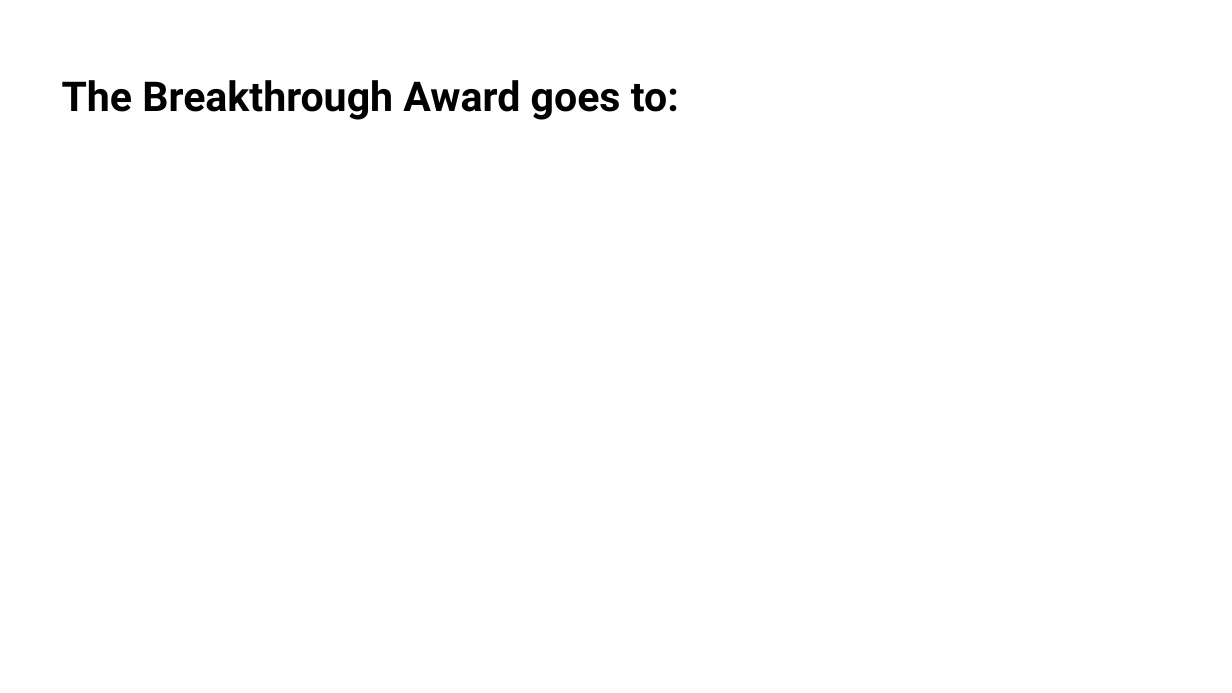
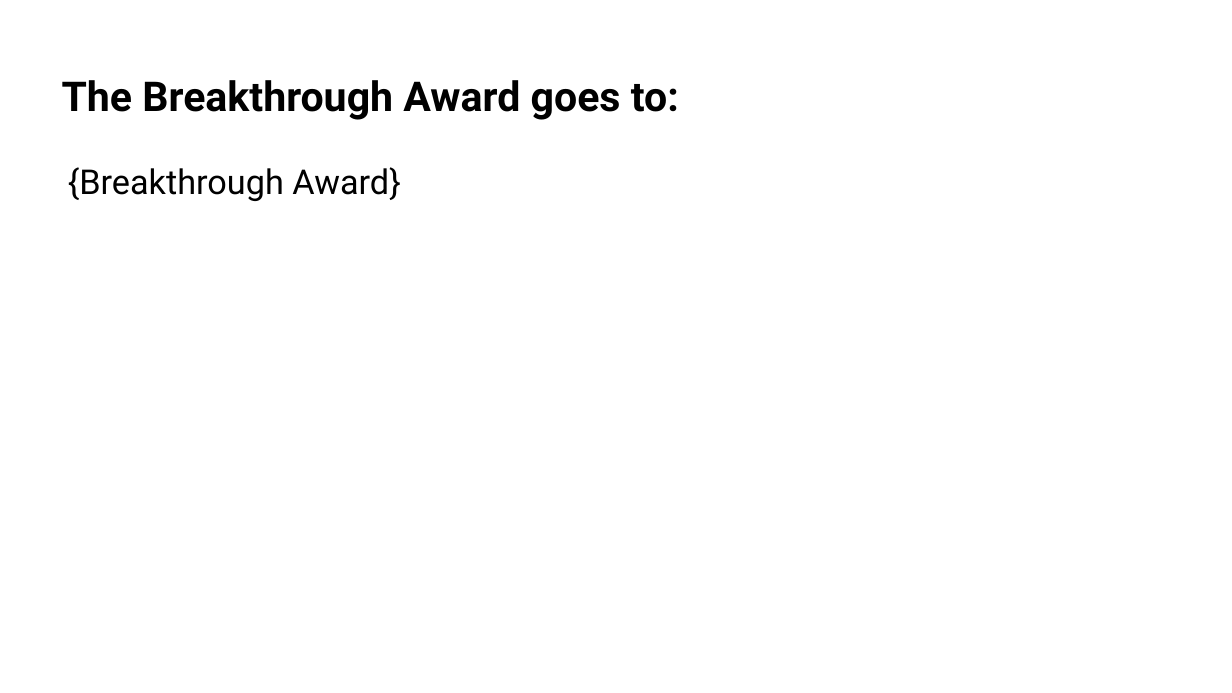
Before and after one commit to bpmerkel/FLLSlides, a slide deck: slide 27 of Api/Templates/Awards Ceremony.pptx. Drawn at 1232x693 pixels with LibreOffice and Linux fonts; fonts in the diff are those of the drawing; background and template pictures are left out. Boxes give left, top, right and bottom in pixels: in the first picture for what was removed or moved away, otherwise in the second. Text is boxed around its words. In the diff, an @@ line names an element or a change of style, - is before the commit and + after.

```diff
--- a/Api/Templates/Awards Ceremony.pptx
+++ b/Api/Templates/Awards Ceremony.pptx
@@ text added at (68,167,400,201), 20 pt, text #000000 @@
+{Breakthrough Award}
```
Also in this commit, not shown: 12 other slides changed, 4 other files.
